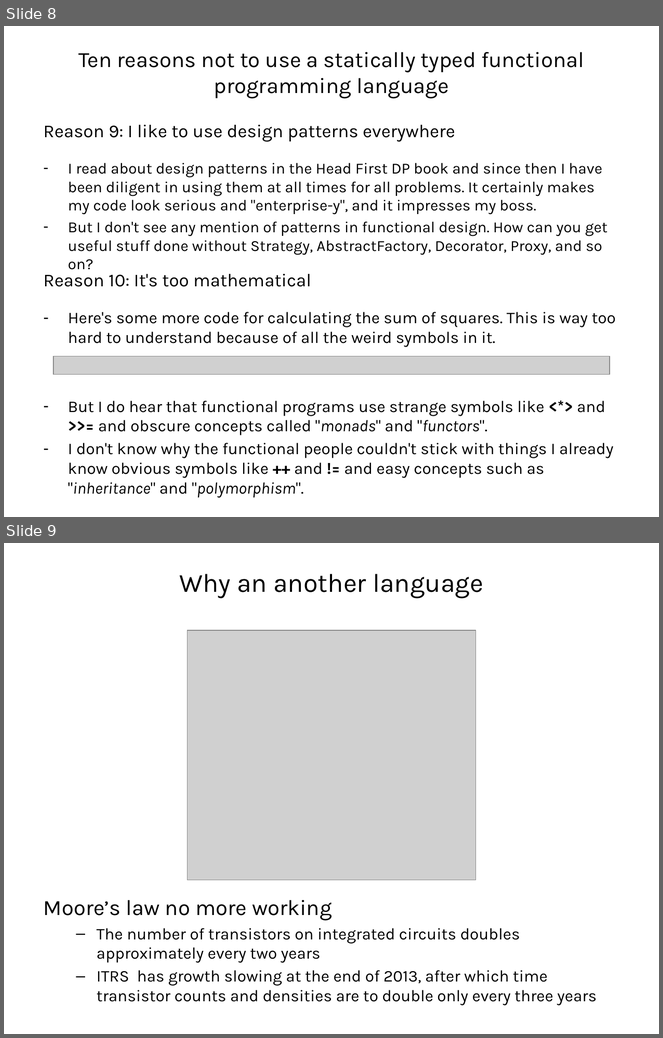
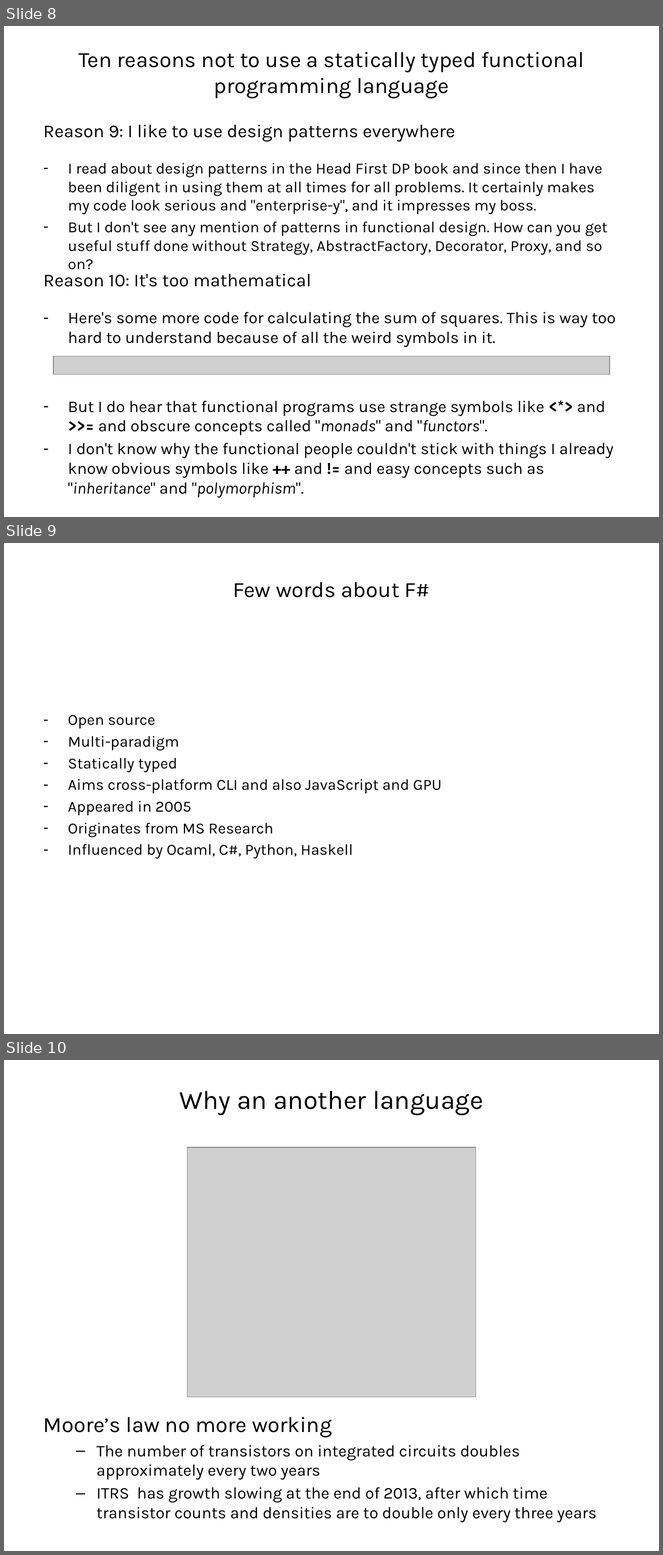
Before and after one commit to vba/presentations, a slide deck: fsharp/part1/presentation.pptx. Shown one above the other, each under a label of ours: slides 8 and 9 before the commit, slides 8, 9 and 10 after it. The pictures are 663x1038 and 663x1555 pixels, drawn with LibreOffice and Linux fonts; fonts in the diff are those of the drawing; grey boxes stand for pictures. Boxes give left, top, right and bottom in pixels: in the first picture for what was removed or moved away, otherwise in the second. Text is boxed around its words. In the diff, an @@ line names an element or a change of style, - is before the commit and + after.

Commit message:
[fsharp] Add section about main concepts and migrate f# project to vs2012 format

```diff
--- a/fsharp/part1/presentation.pptx
+++ b/fsharp/part1/presentation.pptx
@@ slide 9 added at <box>4,543,659,1034</box>, background #FFFFFF @@
@@ title added at <box>233,582,430,598</box>, 24 pt, text #000000 @@
+Few words about F#
@@ text added at <box>68,715,442,859</box>, 17 pt, text #000000 @@
+– Open source
+– Multi-paradigm
+– Statically typed
+– Aims cross-platform CLI and also JavaScript and GPU
+– Appeared in 2005
+– Originates from MS Research
+– Influenced by Ocaml, C#, Python, Haskell
@@ what was slide 9 is now slide 10 @@
```
Also in this commit, not shown: 2 slides changed, 3 other slides added, 6 other files.
